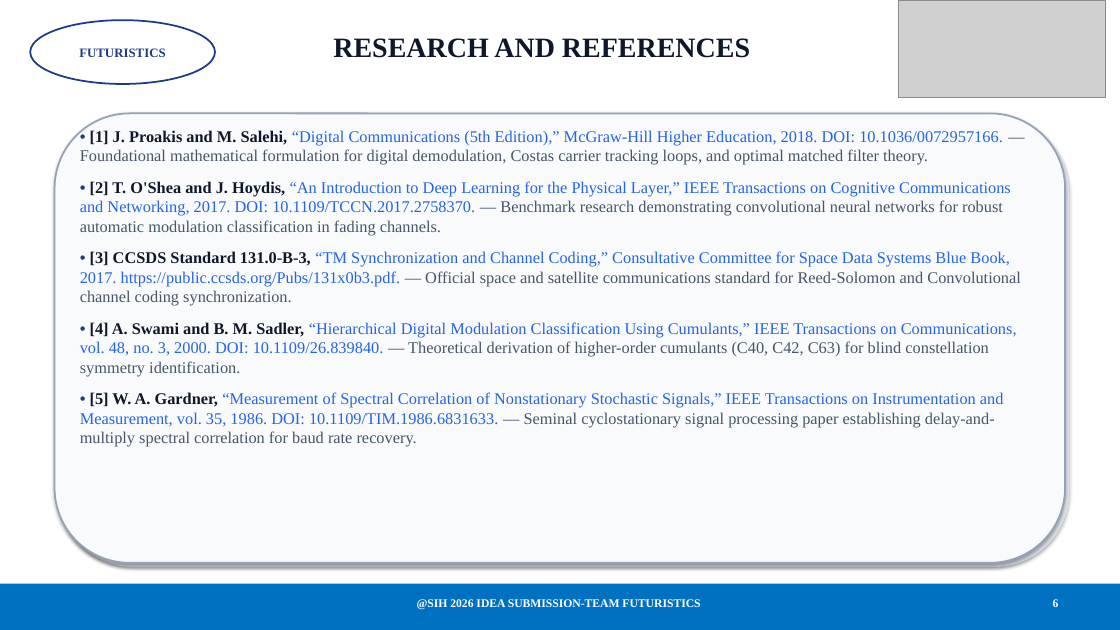
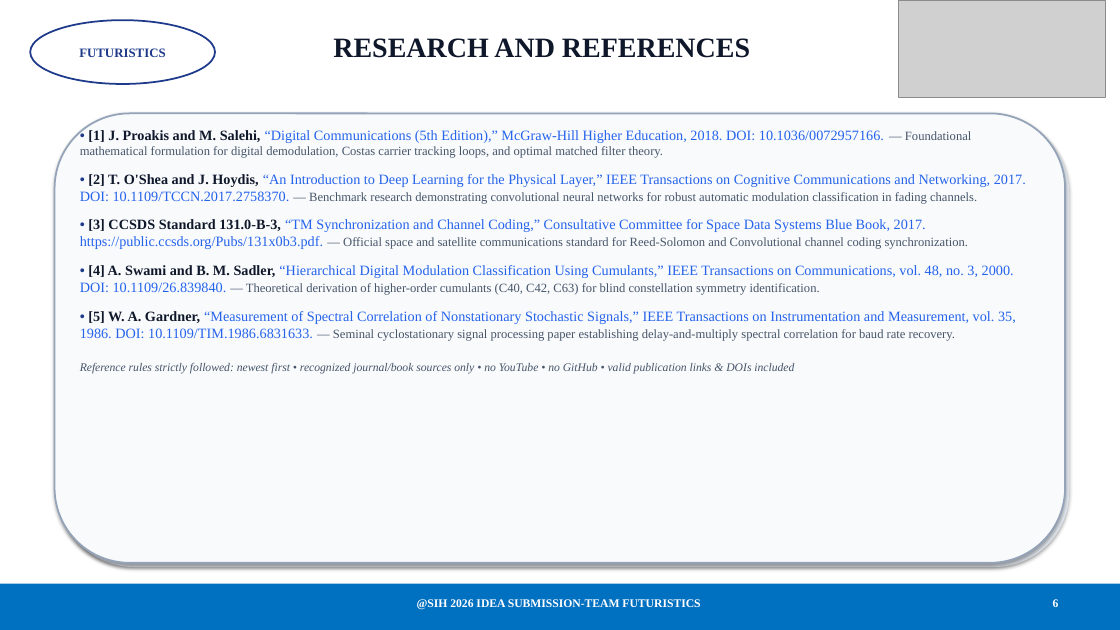
Before and after one commit to harikesh2709-creator/FUTURISTICS, a slide deck: slide 6 of SPECTRA_SIH_2026_Strict_Template_Presentation.pptx. Drawn at 1120x630 pixels with LibreOffice and Linux fonts; fonts in the diff are those of the drawing; grey boxes stand for pictures. Boxes give left, top, right and bottom in pixels: in the first picture for what was removed or moved away, otherwise in the second. Text is boxed around its words. In the diff, an @@ line names an element or a change of style, - is before the commit and + after.

```diff
--- a/SPECTRA_SIH_2026_Strict_Template_Presentation.pptx
+++ b/SPECTRA_SIH_2026_Strict_Template_Presentation.pptx
@@ text at bbox=[80, 130, 1026, 341]: size 14 to 12.2 pt in "• [1] J. Proakis and M. Salehi, ...", "• [2] T. O'Shea and J. Hoydis, ...", "• [3] CCSDS Standard 131.0-B-3, “TM Synchronization ...", "• [4] A. Swami and B. M. ..." and 1 more places; size 14 to 10.8 pt in "— Foundational mathematical formulation for digital demodula ...", "— Benchmark research demonstrating convolutional neural netw ...", "— Official space and satellite communications standard ...", "— Theoretical derivation of higher-order cumulants (C40, ..." and 1 more places @@
@@ text at bbox=[80, 363, 794, 374]: paragraph added @@
+Reference rules strictly followed: newest first • recognized journal/book sources only • no YouTube • no GitHub • valid publication links & DOIs included
```
Also in this commit, not shown: 3 other slides changed, 4 other files.
